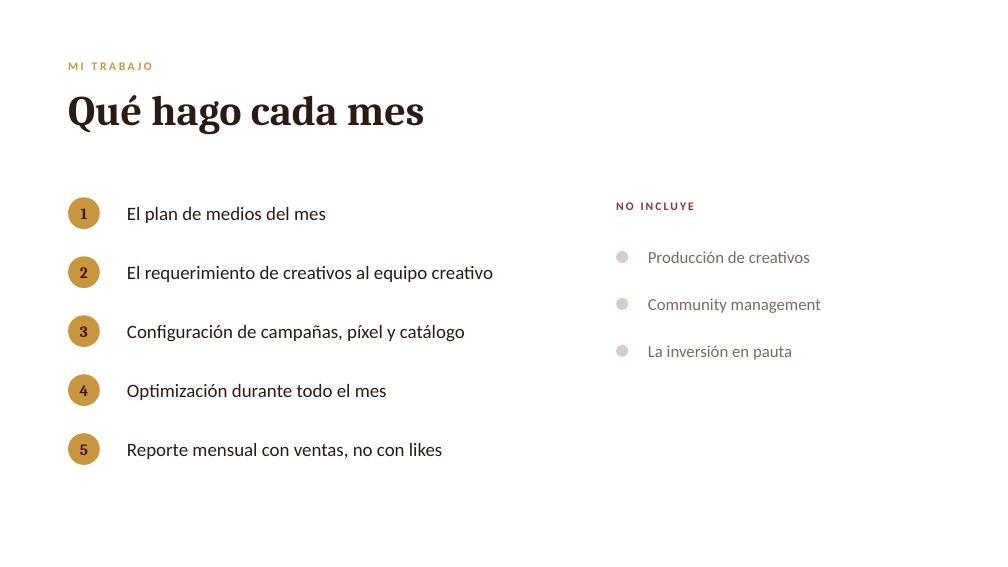
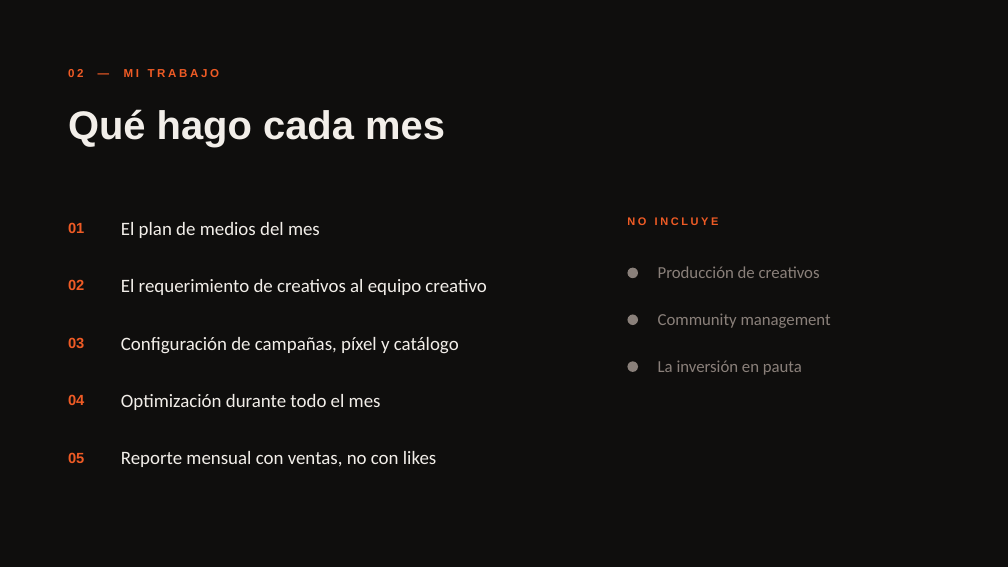
Before and after one commit to ScottishGrimReaper/Gmb-Aagent, a slide deck: slide 3 of propuestas/pobrevermut/PobreVermut - Propuesta Campanas 2026.pptx. Drawn at 1008x567 pixels with LibreOffice and Linux fonts; fonts in the diff are those of the drawing. Boxes give left, top, right and bottom in pixels: in the first picture for what was removed or moved away, otherwise in the second. Text is boxed around its words. In the diff, an @@ line names an element or a change of style, - is before the commit and + after.

```diff
--- a/propuestas/pobrevermut/PobreVermut - Propuesta Campanas 2026.pptx
+++ b/propuestas/pobrevermut/PobreVermut - Propuesta Campanas 2026.pptx
@@ background #FFFFFF to #0F0E0D @@
@@ text at [68, 69, 220, 77]: text changed; font Calibri to Arial; text colour #C8963E to #EF5B25 @@
-MI TRABAJO
+02 — MI TRABAJO
@@ text "Qué hago cada mes": place and size @@
-text "Qué hago cada mes" at [68, 95, 425, 135]
+text "Qué hago cada mes" at [68, 109, 445, 148]
@@ text "Qué hago cada mes" at [68, 109, 445, 148]: size 40 to 38 pt, font Cambria to Arial, text colour #2B1B14 to #F2EEE9 @@
@@ ellipse removed at [68, 197, 100, 229] @@
@@ text removed at [80, 208, 87, 219] @@
-1
@@ text colour #2B1B14 to #F2EEE9 in 5 elements at [121, 451, 436, 467], [121, 394, 381, 410], [121, 337, 459, 354], [121, 279, 486, 295], [121, 222, 320, 238] @@
@@ text "El plan de medios del ...": place and size @@
-text "El plan de medios del ..." at [127, 207, 326, 223]
+text "El plan de medios del ..." at [121, 222, 320, 238]
@@ text added at [68, 222, 84, 233], 14 pt, text #EF5B25, bold @@
+01
@@ text "NO INCLUYE": place and size @@
-text "NO INCLUYE" at [616, 202, 694, 210]
+text "NO INCLUYE" at [627, 217, 719, 225]
@@ text "NO INCLUYE" at [627, 217, 719, 225]: size 11 to 10.5 pt, font Calibri to Arial, text colour #8C2F39 to #EF5B25, letter spacing 2 to 2.5 pt @@
@@ ellipse removed at [68, 256, 100, 288] @@
@@ text "El requerimiento de creativos al ...": place and size @@
-text "El requerimiento de creativos al ..." at [127, 266, 493, 282]
+text "El requerimiento de creativos al ..." at [121, 279, 486, 295]
@@ text "Producción de creativos": place and size @@
-text "Producción de creativos" at [648, 251, 810, 263]
+text "Producción de creativos" at [658, 266, 820, 278]
@@ text added at [68, 280, 84, 290], 14 pt, text #EF5B25, bold @@
+02
@@ ellipse removed at [68, 315, 100, 347] @@
@@ text removed at [80, 326, 88, 337] @@
-3
@@ text "Configuración de campañas, píxel y ...": place and size @@
-text "Configuración de campañas, píxel y ..." at [127, 325, 465, 342]
+text "Configuración de campañas, píxel y ..." at [121, 337, 459, 354]
@@ text colour #7D6A5E to #8A807A in 3 elements at [658, 266, 820, 278], [658, 360, 802, 375], [658, 313, 831, 328] @@
@@ text "Community management": place and size @@
-text "Community management" at [648, 298, 821, 313]
+text "Community management" at [658, 313, 831, 328]
@@ text at [68, 338, 84, 348]: text changed; size 15 to 14 pt; font Cambria to Arial; text colour #4A1220 to #EF5B25 @@
-2
+03
@@ text "La inversión en pauta": place and size @@
-text "La inversión en pauta" at [648, 345, 792, 360]
+text "La inversión en pauta" at [658, 360, 802, 375]
@@ ellipse removed at [68, 374, 100, 406] @@
@@ text removed at [80, 385, 89, 396] @@
-4
@@ text "Optimización durante todo el mes": place and size @@
-text "Optimización durante todo el mes" at [127, 384, 387, 400]
+text "Optimización durante todo el mes" at [121, 394, 381, 410]
@@ 3 ellipses: place and size @@
-3 ellipses at [616, 251, 628, 357]
+3 ellipses at [628, 268, 638, 372]
@@ fill #D8CCC3 to #8A807A in 3 elements at [628, 315, 638, 325], [628, 268, 638, 278], [628, 361, 638, 372] @@
@@ text added at [68, 394, 84, 405], 14 pt, text #EF5B25, bold @@
+04
@@ ellipse removed at [68, 433, 100, 465] @@
@@ text removed at [80, 444, 88, 455] @@
-5
@@ text "Reporte mensual con ventas, no ...": place and size @@
-text "Reporte mensual con ventas, no ..." at [127, 443, 442, 459]
+text "Reporte mensual con ventas, no ..." at [121, 451, 436, 467]
@@ text added at [68, 453, 84, 463], 14 pt, text #EF5B25, bold @@
+05
```
Also in this commit, not shown: 4 other slides changed, 2 other files.
